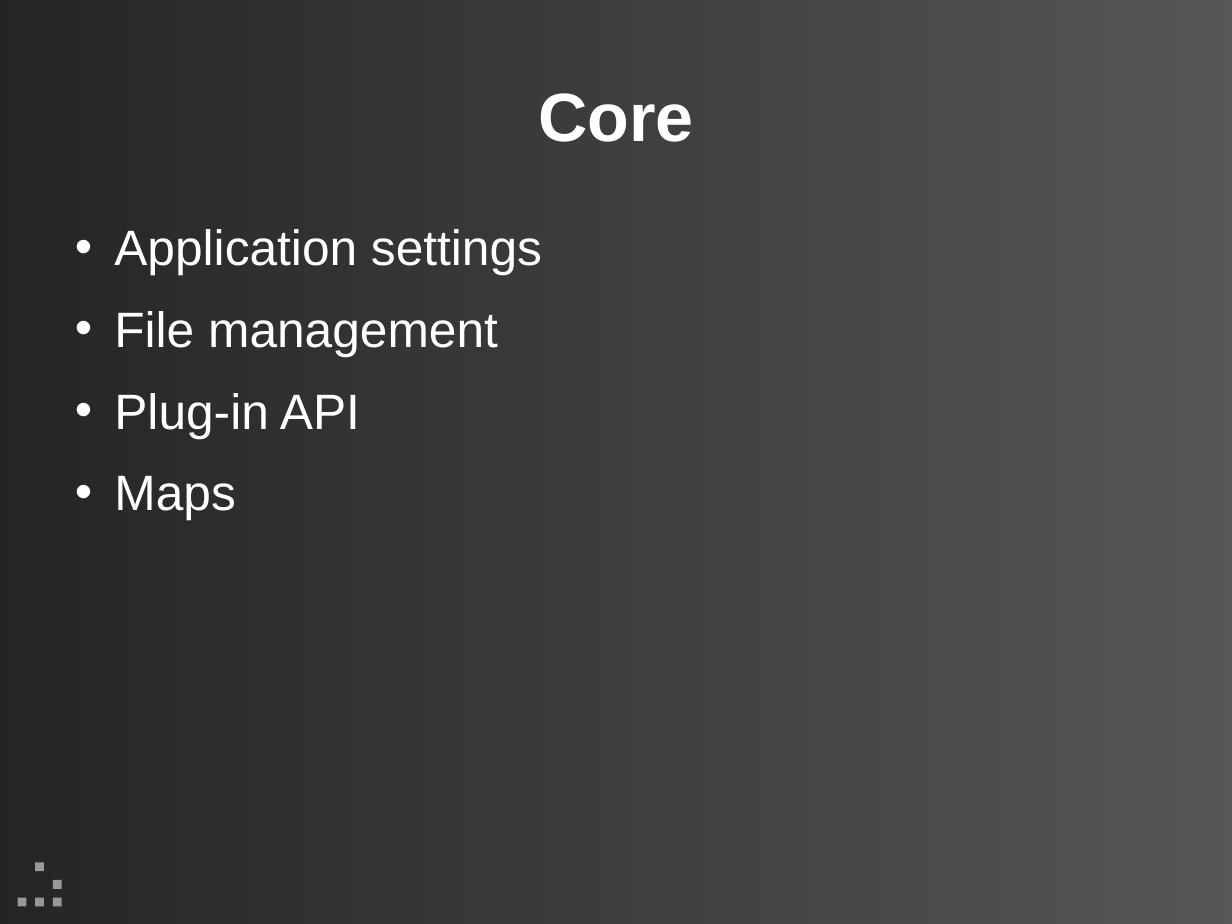
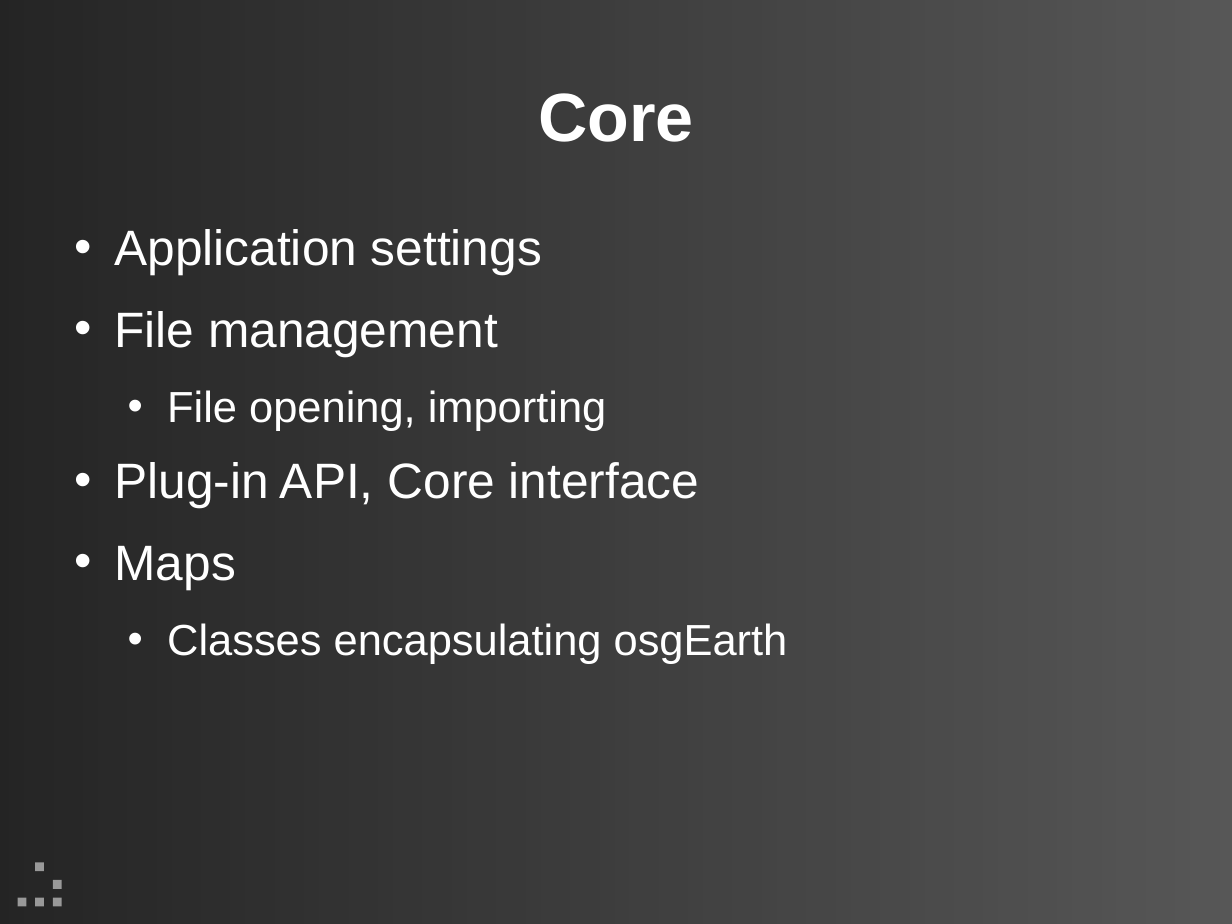
Before and after one commit to updraft/updraft, a slide deck: slide 11 of Docs/presentation.odp (slide 10 before the commit). Drawn at 1232x924 pixels with LibreOffice and Linux fonts; fonts in the diff are those of the drawing; background and template pictures are left out. Boxes give left, top, right and bottom in pixels: in the first picture for what was removed or moved away, otherwise in the second. Text is boxed around its words. In the diff, an @@ line names an element or a change of style, - is before the commit and + after.

```diff
--- a/Docs/presentation.odp
+++ b/Docs/presentation.odp
@@ text at [114, 390, 699, 508]: text changed @@
-• Plug-in API
+  • File opening, importing
+• Plug-in API, Core interface
@@ text at [167, 623, 788, 664]: paragraph added @@
+  • Classes encapsulating osgEarth
```
Also in this commit, not shown: 10 other slides changed, 6 slides added, 2 slides removed.
